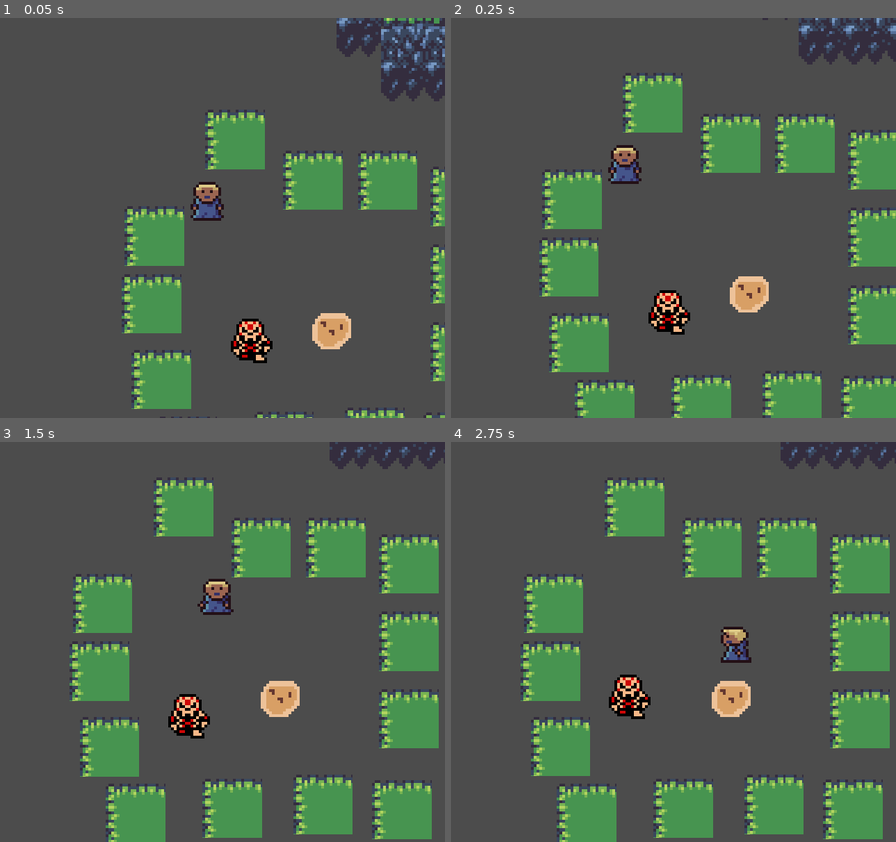
Above: before the commit, frames 1-4 (two rows, left to right).
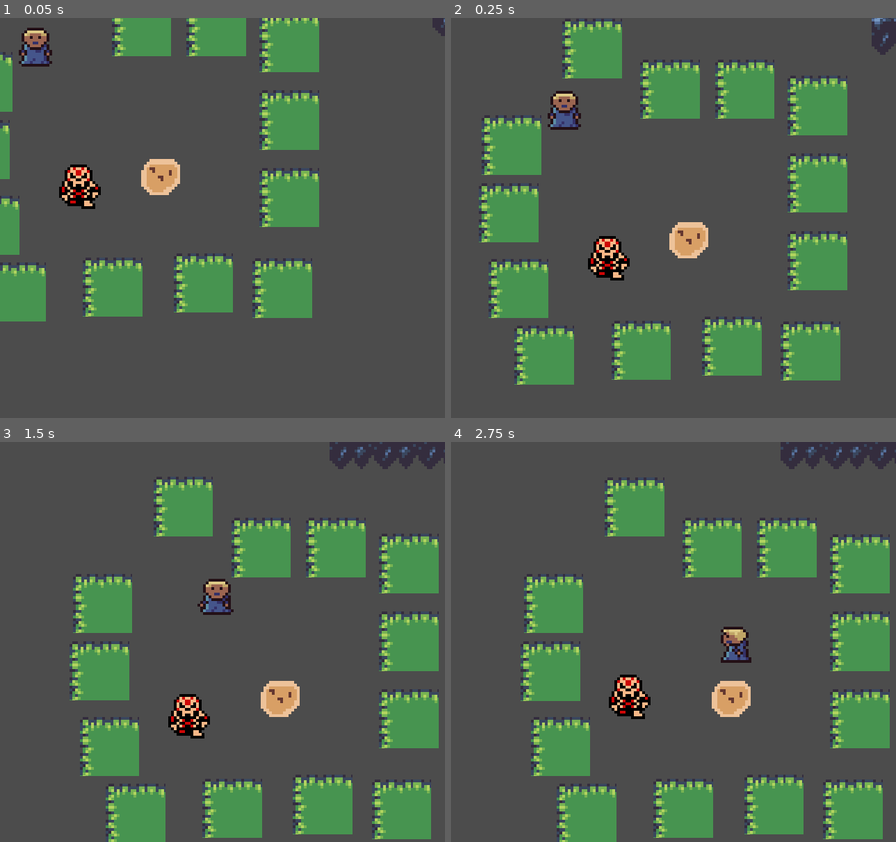
Above: after the commit, the same moments.

Repository: garrettwidner/Zeldalike
Game: Godot game, scene res://player/test.tscn
Same seed, same stepped clock (60 frames per second), same inputs: the game is played once before the commit and once after it.
Inputs:
- Up to frame 1 (0.05 s): no input
- Up to frame 2 (0.25 s): no input
- Up to frame 3 (1.5 s): hold Right (right) 0.53-1.28 s; hold J (a) 0.53-1.28 s; tap L (c) at 0.8, 1.35 s; hold Down (down) from 1.28 s (still down)
- Up to frame 4 (2.75 s): tap J (a) at 1.55 s; release Down (down) at 2.03 s; hold Right (right) from 2.03 s (still down); hold J (a) from 2.03 s (still down); tap L (c) at 2.3 s

The runs differ from the first frame. In frame 1, 32% of the frame differs, in the area x 0-100%, y 0-100%; in frame 2, 44%, in the area x 6-100%, y 0-100%; in frame 3, 0.6%; in frame 4, nothing differs.
Error in both runs: Attempt to call function 'connect' in base 'null instance' on a null instance. (res://player/player.gd:21)

Commit message:
Finished camera snapping script

Diff:
--- a/zeldalike/player/camera/cameragridsnapper.gd
+++ b/zeldalike/player/camera/cameragridsnapper.gd
@@ -1,28 +1,27 @@
 extends Position2D
 
-
-var cam_start_position = Vector2()
-
 var grid_size = Vector2()
-var grid_offset = Vector2()
-
 var grid_quadrant = Vector2()
 
+onready var player = get_parent()
 
 func _ready():
 	grid_size = get_viewport().get_visible_rect().size
-
-	grid_offset.x += grid_size.x / 2
-	grid_offset.y += grid_size.y / 2
-
-	cam_start_position = Vector2(0,0)
-	cam_start_position.x += grid_offset.x
-	cam_start_position.y += grid_offset.y
-
-	position = cam_start_position
 	set_as_toplevel(true)
 
+func _physics_process(delta):
+	grid_quadrant = get_camera_quadrant()
+	position_camera()
 
-func _physics_process(delta):
-	position = cam_start_position
-	print(position)
+func get_camera_quadrant():
+	var quadrant_x = int(player.position.x / grid_size.x)
+	if player.position.x < 0:
+		quadrant_x -= 1
+	var quadrant_y = int(player.position.y / grid_size.y)
+	if player.position.y < 0:
+		quadrant_y -= 1
+
+	return Vector2(quadrant_x, quadrant_y)
+
+func position_camera():
+	position = grid_size * grid_quadrant
--- a/zeldalike/player/player.tscn
+++ b/zeldalike/player/player.tscn
@@ -1,11 +1,10 @@
-[gd_scene load_steps=18 format=2]
+[gd_scene load_steps=17 format=2]
 
 [ext_resource path="res://player/player.gd" type="Script" id=1]
 [ext_resource path="res://player/Iodan.png" type="Texture" id=2]
-[ext_resource path="res://player/camera/gridsnapper.gd" type="Script" id=3]
-[ext_resource path="res://player/camera/camerapivot.gd" type="Script" id=4]
-[ext_resource path="res://player/camera/cameragridsnapper.gd" type="Script" id=5]
-[ext_resource path="res://tiles/Plants.png" type="Texture" id=6]
+[ext_resource path="res://player/camera/camerapivot.gd" type="Script" id=3]
+[ext_resource path="res://player/camera/cameragridsnapper.gd" type="Script" id=4]
+[ext_resource path="res://tiles/Plants.png" type="Texture" id=5]
 
 [sub_resource type="RectangleShape2D" id=1]
 extents = Vector2( 6, 6 )
@@ -176,19 +175,17 @@
 [node name="CollisionShape2D" type="CollisionShape2D" parent="hitbox"]
 shape = SubResource( 11 )
 
-[node name="gridsnapper" type="Position2D" parent="."]
+[node name="pivot" type="Position2D" parent="."]
 script = ExtResource( 3 )
-
-[node name="pivot" type="Position2D" parent="."]
-script = ExtResource( 4 )
 
 [node name="cameraoffset" type="Position2D" parent="pivot"]
 position = Vector2( 21.3586, 0 )
 
 [node name="cameragridsnapper" type="Position2D" parent="."]
-script = ExtResource( 5 )
+script = ExtResource( 4 )
 
 [node name="Camera2D" type="Camera2D" parent="cameragridsnapper"]
+offset = Vector2( 80, 72 )
 current = true
 drag_margin_h_enabled = false
 drag_margin_v_enabled = false
Not shown: 1 places in zeldalike/player/player.tscn that only renumber resources
